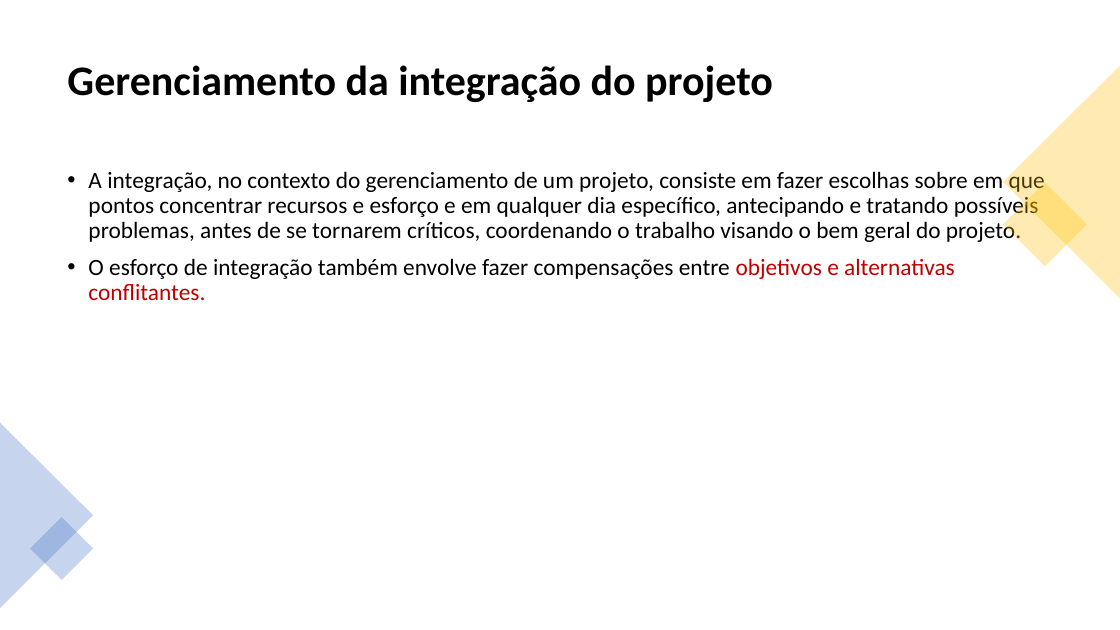
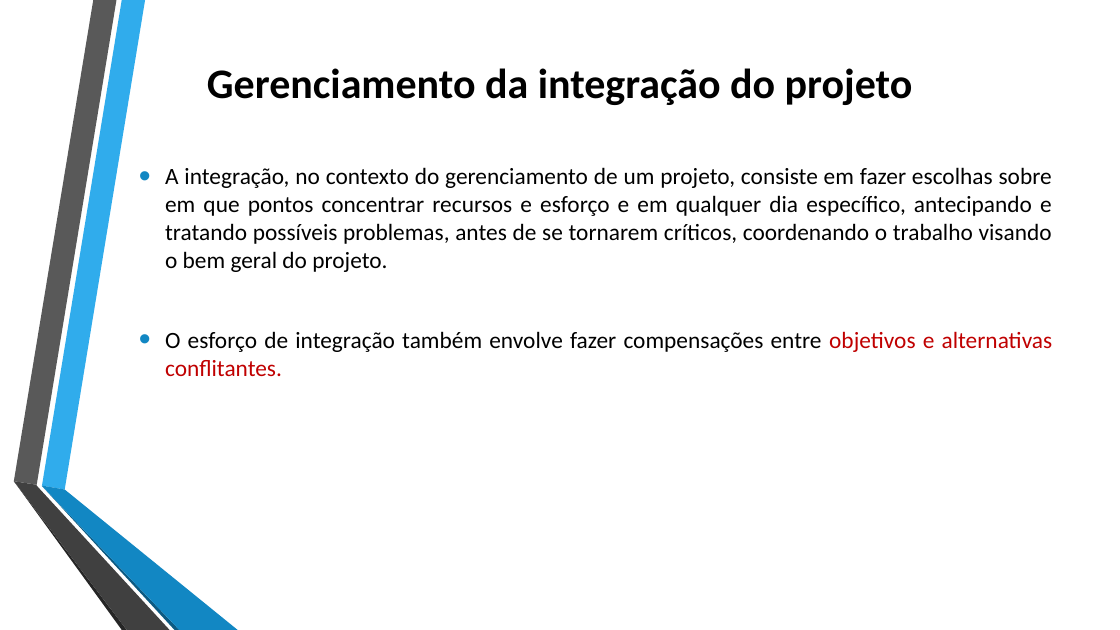
Before and after one commit to jharbes/ADMINISTRACAO-DE-REDES, a slide deck: slide 3 of RELATORIO PROVA P2/relatorio-pmbok-capitulo4-jharbes.pptx. Drawn at 1120x630 pixels with LibreOffice and Linux fonts; fonts in the diff are those of the drawing. Boxes give left, top, right and bottom in pixels: in the first picture for what was removed or moved away, otherwise in the second. Text is boxed around its words. In the diff, an @@ line names an element or a change of style, - is before the commit and + after.

```diff
--- a/RELATORIO PROVA P2/relatorio-pmbok-capitulo4-jharbes.pptx
+++ b/RELATORIO PROVA P2/relatorio-pmbok-capitulo4-jharbes.pptx
@@ title "Gerenciamento da integração do projeto" at (207, 68, 913, 105): alignment left to centre; line spacing 0.9 to 1 @@
@@ triangle removed at (1003, 66, 1120, 298) @@
@@ text "A integração, no contexto do ...": place and size @@
-text "A integração, no contexto do ..." at (88, 168, 1045, 300)
+text "A integração, no contexto do ..." at (165, 167, 1053, 376)
@@ text "A integração, no contexto do ..." at (165, 167, 1053, 376): alignment left to justified; indent changed; line spacing 0.9 to 1 @@
@@ rectangle removed at (1003, 183, 1088, 267) @@
@@ triangle removed at (0, 423, 93, 608) @@
@@ group added at (13, 0, 238, 630): 6 freeform shapes @@
@@ rectangle removed at (30, 517, 93, 580) @@
```
Also in this commit, not shown: 35 other slides changed, 12 slides added, 1 other file.
